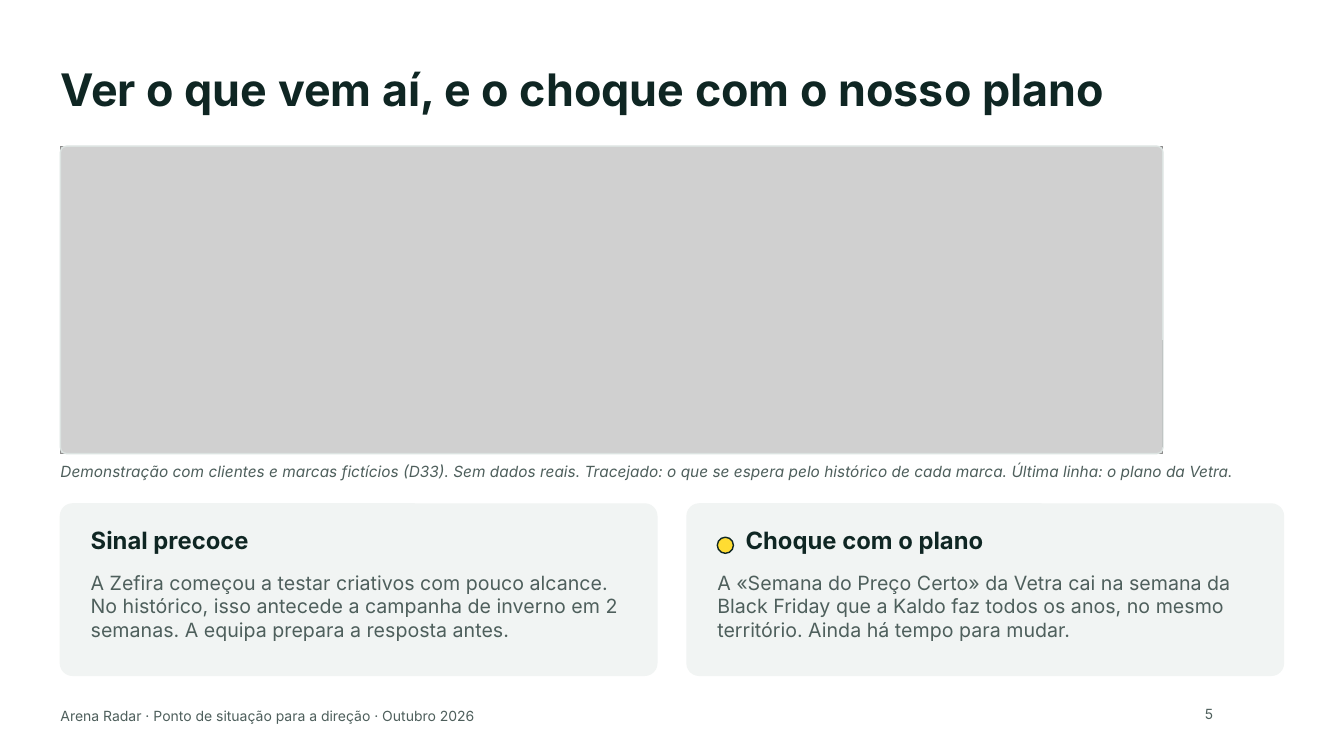
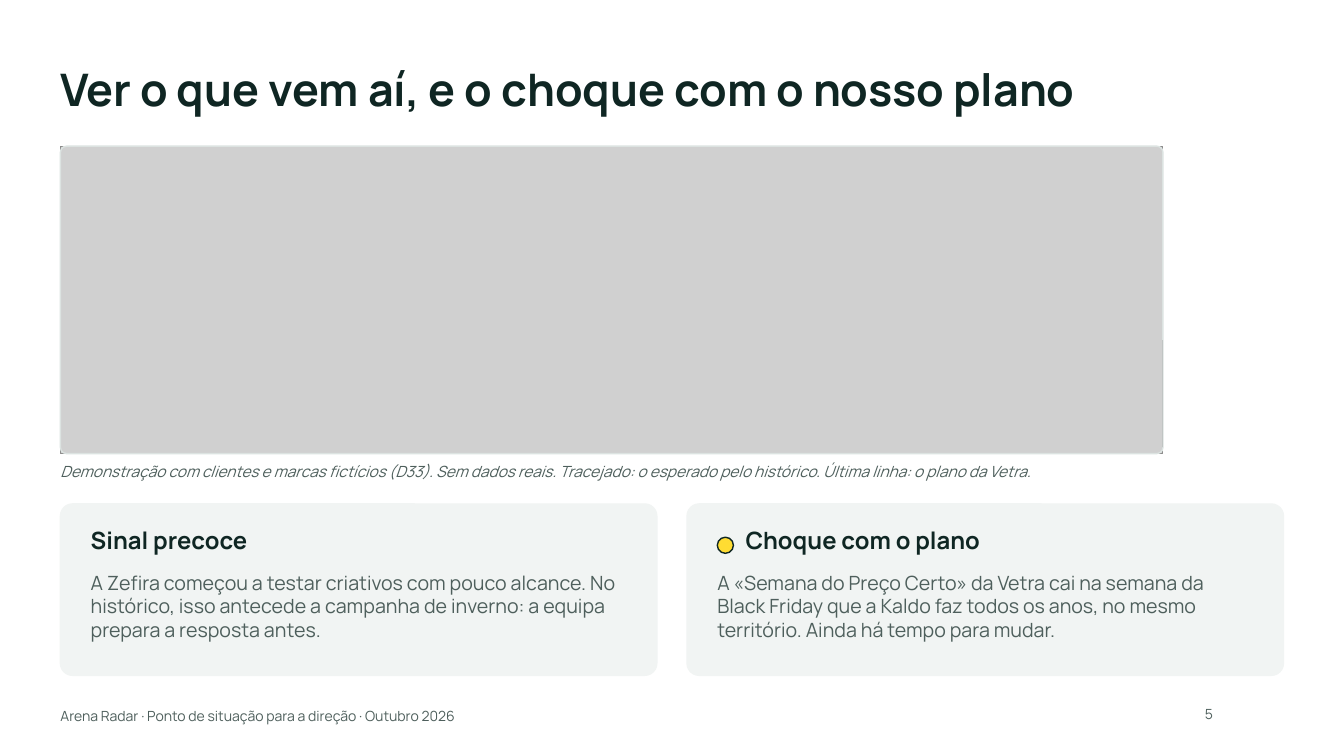
Before and after one commit to dfernandesmkt-maker/arenaradar, a slide deck: slide 5 of deliverables/arena-radar-direcao.pptx. Drawn at 1344x756 pixels with LibreOffice and Linux fonts; fonts in the diff are those of the drawing; grey boxes stand for pictures; background and template pictures are left out. Boxes give left, top, right and bottom in pixels: in the first picture for what was removed or moved away, otherwise in the second. Text is boxed around its words. In the diff, an @@ line names an element or a change of style, - is before the commit and + after.

```diff
--- a/deliverables/arena-radar-direcao.pptx
+++ b/deliverables/arena-radar-direcao.pptx
@@ text at bbox=[60, 462, 1030, 481]: text changed; font Inter to Manrope @@
-Demonstração com clientes e marcas fictícios (D33). Sem dados reais. Tracejado: o que se espera pelo histórico de cada marca. Última linha: o plano da Vetra.
+Demonstração com clientes e marcas fictícios (D33). Sem dados reais. Tracejado: o esperado pelo histórico. Última linha: o plano da Vetra.
@@ text at bbox=[91, 575, 615, 642]: text changed; font Inter to Manrope @@
-A Zefira começou a testar criativos com pouco alcance. No histórico, isso antecede a campanha de inverno em 2 semanas. A equipa prepara a resposta antes.
+A Zefira começou a testar criativos com pouco alcance. No histórico, isso antecede a campanha de inverno: a equipa prepara a resposta antes.
@@ font Inter to Manrope in 5 elements at bbox=[60, 70, 1074, 117], bbox=[91, 531, 247, 555], bbox=[746, 531, 980, 555], bbox=[717, 575, 1204, 642], bbox=[60, 710, 455, 725] @@
```
Also in this commit, not shown: 8 other slides changed, 6 other files.
